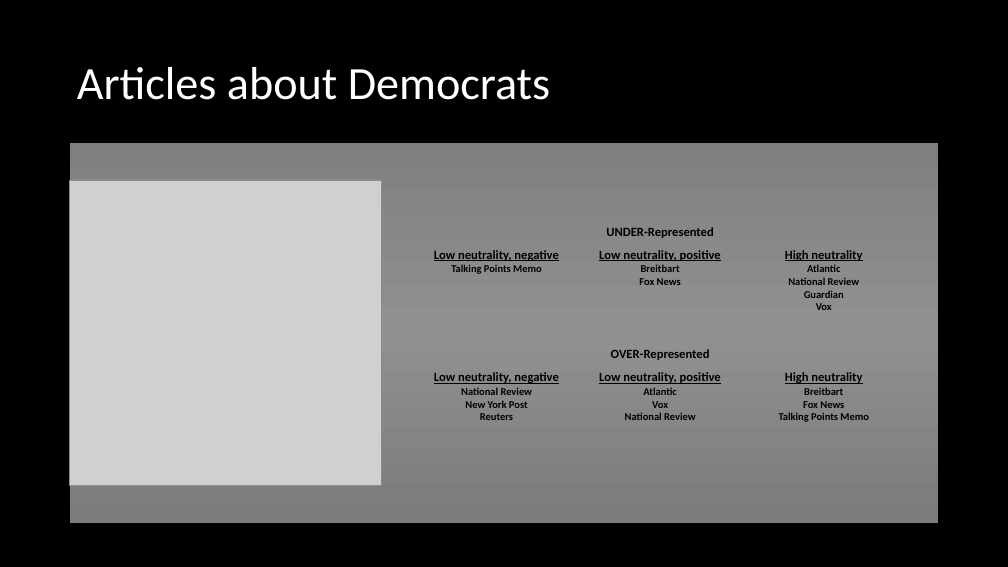
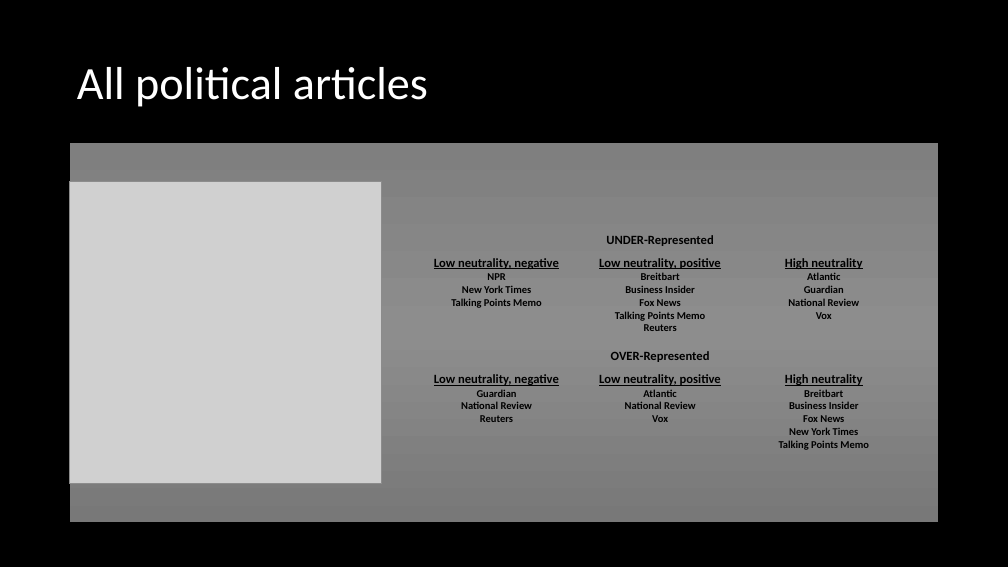
Before and after one commit to jrizcallah/Springboard, a slide deck: slide 29 of Springboard/capstone2/reports/sentiment_bias_presentation.pptx (slide 25 before the commit). Drawn at 1008x567 pixels with LibreOffice and Linux fonts; fonts in the diff are those of the drawing; grey boxes stand for pictures. Boxes give left, top, right and bottom in pixels: in the first picture for what was removed or moved away, otherwise in the second. Text is boxed around its words. In the diff, an @@ line names an element or a change of style, - is before the commit and + after.

```diff
--- a/Springboard/capstone2/reports/sentiment_bias_presentation.pptx
+++ b/Springboard/capstone2/reports/sentiment_bias_presentation.pptx
@@ title at bbox=[77, 67, 428, 107]: text changed @@
-Articles about Democrats
+All political articles
@@ rectangle at bbox=[70, 143, 939, 523]: fill gradient #808080 to #909090 to #7C7C7C to gradient #7F7F7F to #8D8D8D to #787878; outline #000000 0.5 pt to #000000 0.75 pt @@
@@ table at bbox=[415, 225, 906, 473] @@
-row 3: Talking Points Memo | Breitbart | Atlantic
-row 4:  | Fox News | National Review
-row 5:  |  | Guardian
-row 6:  |  | Vox
+row 3: NPR | Breitbart | Atlantic
+row 4: New York Times | Business Insider | Guardian
+row 5: Talking Points Memo | Fox News | National Review
+row 6:  | Talking Points Memo | Vox
+row 7:  | Reuters | 
-row 9: National Review | Atlantic | Breitbart
-row 10: New York Post | Vox | Fox News
-row 11: Reuters | National Review | Talking Points Memo
-row 12:  |  | 
+row 10: Guardian | Atlantic | Breitbart
+row 11: National Review | National Review | Business Insider
+row 12: Reuters | Vox | Fox News
+row 13:  |  | New York Times
+row 14:  |  | Talking Points Memo
@@ table: place and size @@
-table at bbox=[415, 216, 906, 449]
+table at bbox=[415, 225, 906, 473]
```
Also in this commit, not shown: 26 other slides changed, 6 slides added, 2 slides removed, 29 other files.
